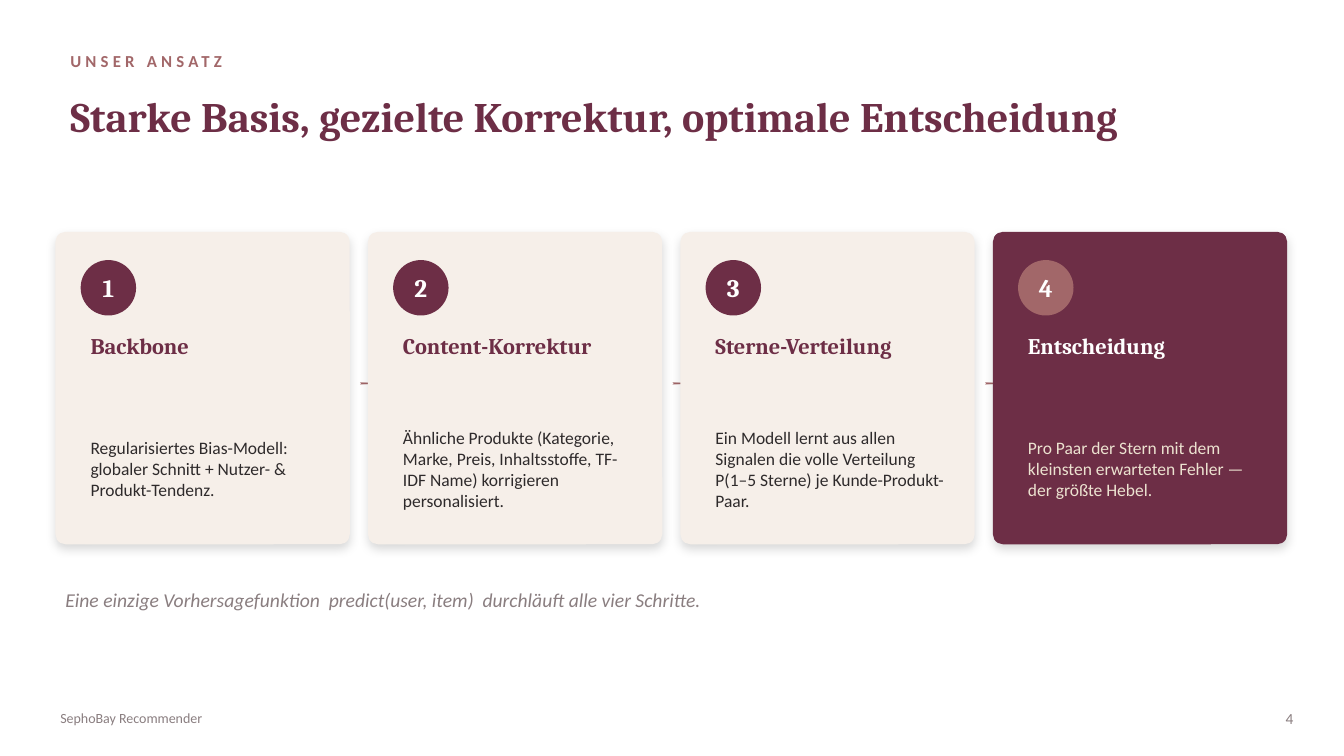
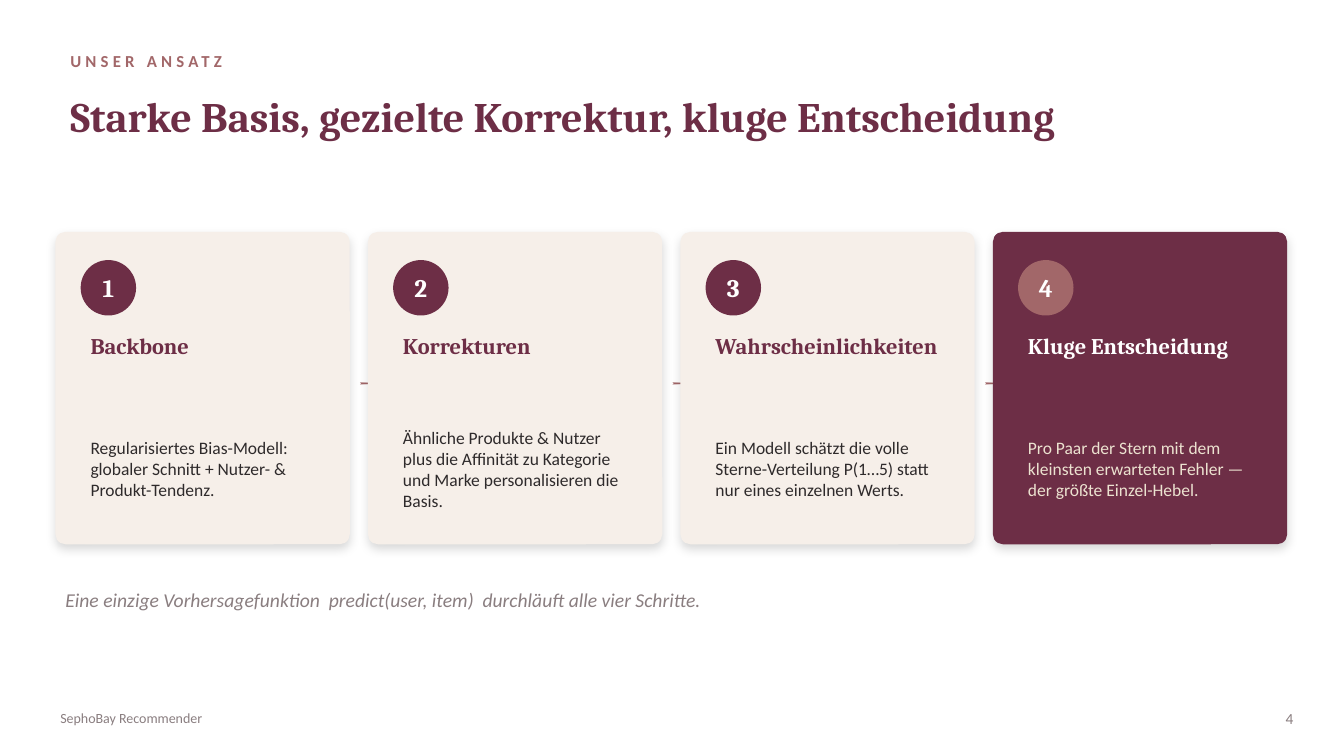
Before and after one commit to KaaraDev/sephobay, a slide deck: slide 4 of SephoBay_Praesentation.pptx. Drawn at 1344x756 pixels with LibreOffice and Linux fonts; fonts in the diff are those of the drawing. Boxes give left, top, right and bottom in pixels: in the first picture for what was removed or moved away, otherwise in the second. Text is boxed around its words. In the diff, an @@ line names an element or a change of style, - is before the commit and + after.

```diff
--- a/SephoBay_Praesentation.pptx
+++ b/SephoBay_Praesentation.pptx
@@ text at bbox=[70, 102, 1055, 142]: text changed @@
-Starke Basis, gezielte Korrektur, optimale Entscheidung
+Starke Basis, gezielte Korrektur, kluge Entscheidung
@@ text at bbox=[403, 338, 531, 354]: text changed @@
-Content-Korrektur
+Korrekturen
@@ text at bbox=[715, 338, 937, 354]: text changed @@
-Sterne-Verteilung
+Wahrscheinlichkeiten
@@ text at bbox=[1028, 338, 1228, 359]: text changed @@
-Entscheidung
+Kluge Entscheidung
@@ text at bbox=[403, 430, 618, 507]: text changed @@
-Ähnliche Produkte (Kategorie, Marke, Preis, Inhaltsstoffe, TF-IDF Name) korrigieren personalisiert.
+Ähnliche Produkte & Nutzer plus die Affinität zu Kategorie und Marke personalisieren die Basis.
@@ text at bbox=[715, 442, 929, 496]: text changed @@
-Ein Modell lernt aus allen Signalen die volle Verteilung P(1–5 Sterne) je Kunde-Produkt-Paar.
+Ein Modell schätzt die volle Sterne-Verteilung P(1…5) statt nur eines einzelnen Werts.
@@ text at bbox=[1028, 442, 1223, 499]: text changed @@
-Pro Paar der Stern mit dem kleinsten erwarteten Fehler — der größte Hebel.
+Pro Paar der Stern mit dem kleinsten erwarteten Fehler — der größte Einzel-Hebel.
```
Also in this commit, not shown: 6 other slides changed, 7 other files.
